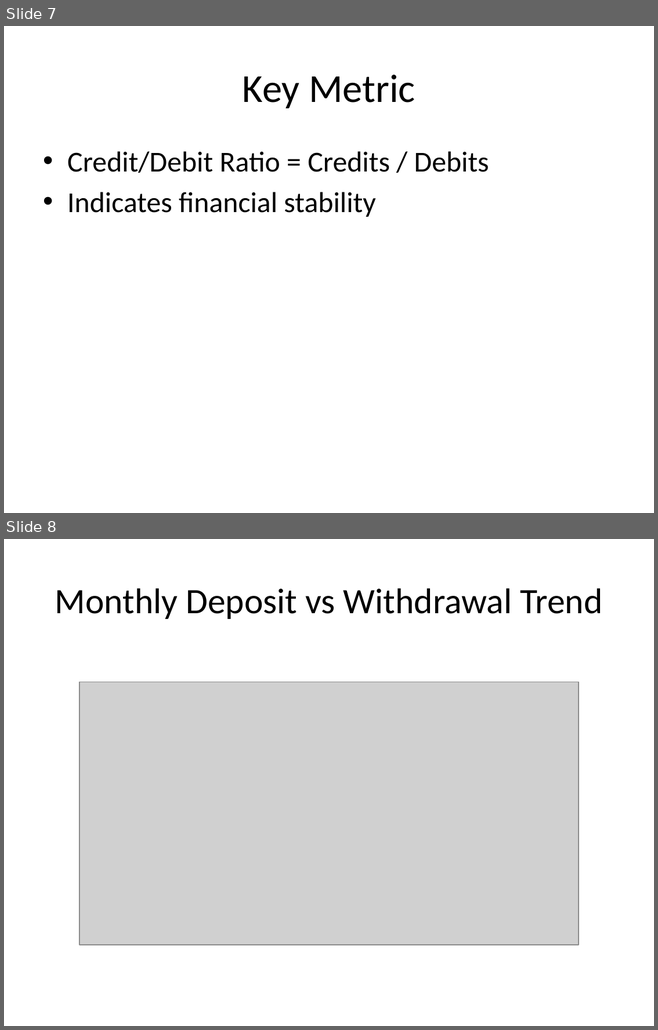
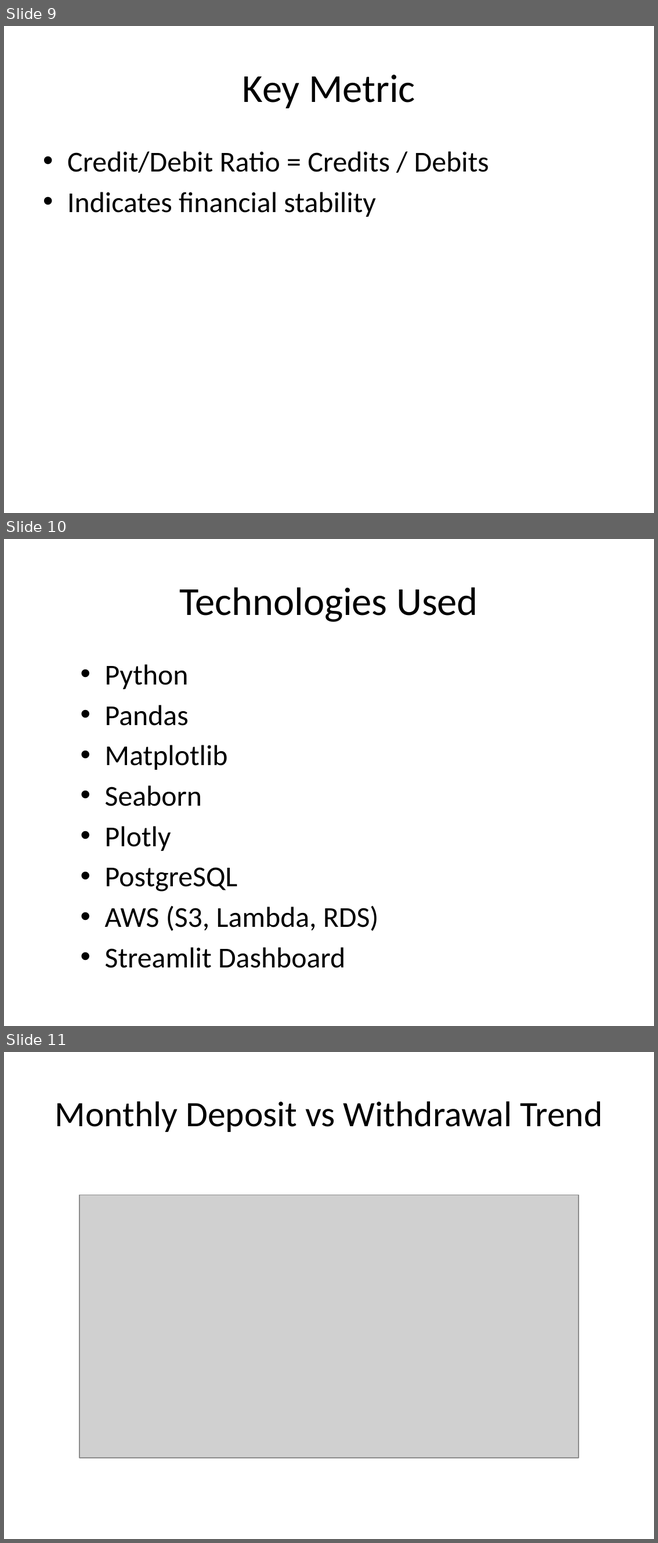
Before and after one commit to csathishit89/axisBankTransactionAnalytics, a slide deck: Axis_Bank_Statement_Analysis.pptx. Shown one above the other, each under a label of ours: slides 7 and 8 before the commit, slides 9, 10 and 11 after it. The pictures are 658x1030 and 658x1543 pixels, drawn with LibreOffice and Linux fonts; fonts in the diff are those of the drawing; grey boxes stand for pictures; background and template pictures are left out. Boxes give left, top, right and bottom in pixels: in the first picture for what was removed or moved away, otherwise in the second. Text is boxed around its words. In the diff, an @@ line names an element or a change of style, - is before the commit and + after.

```diff
--- a/Axis_Bank_Statement_Analysis.pptx
+++ b/Axis_Bank_Statement_Analysis.pptx
@@ slide 10 added at [4, 539, 654, 1026], background picture (left out) @@
@@ title added at [179, 587, 478, 622], 44 pt, text #000000 @@
+Technologies Used
@@ text added at [105, 664, 379, 968], 32 pt, text #000000 @@
+• Python
+• Pandas
+• Matplotlib
+• Seaborn
+• Plotly
+• PostgreSQL
+• AWS (S3, Lambda, RDS)
+• Streamlit Dashboard
@@ what was slide 7 is now slide 9 @@
@@ what was slide 8 is now slide 11 @@
```
Also in this commit, not shown: 2 slides changed, 2 other slides added.
